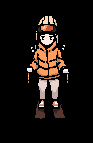
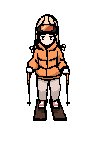
Layers edited between the first and the second 93px x 143px image:
pixels changed over [0,0,93,143] (layer not identified)
